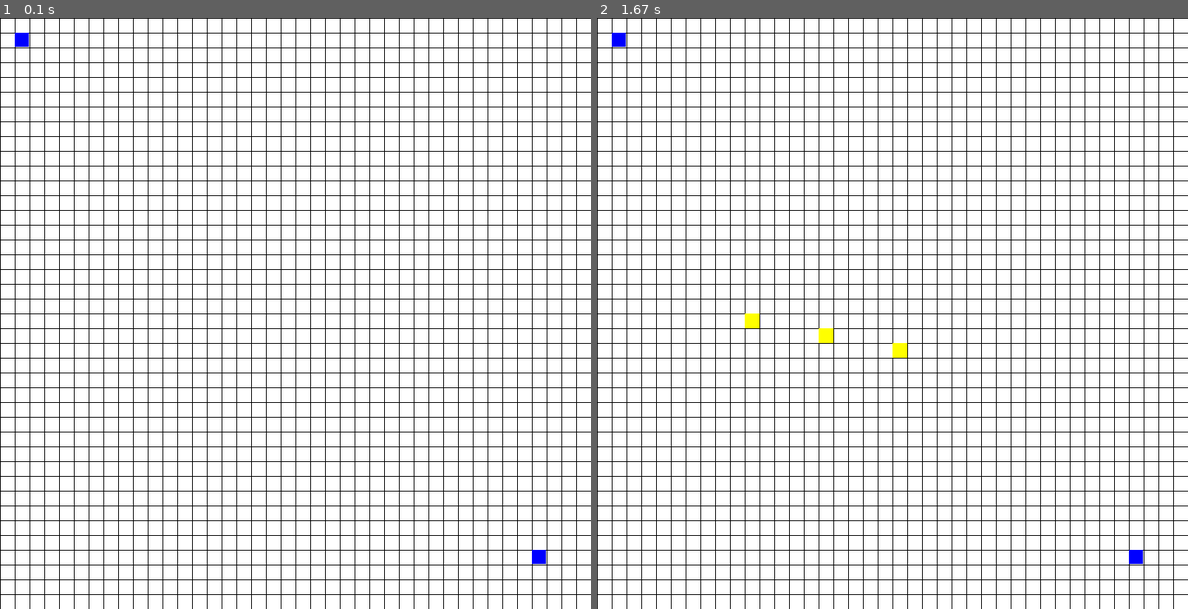
Above: before the commit, frames 1-2 (left to right).
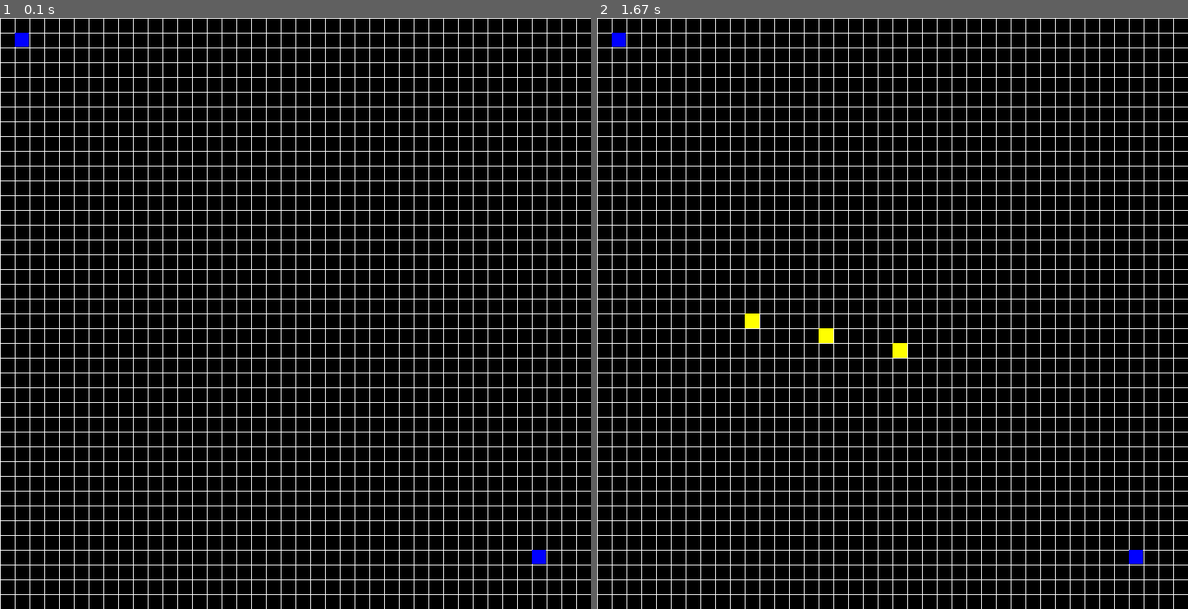
Above: after the commit, the same moments.

Repository: sayohnahilan/PathfindingVisualisations
Game: pygame game, started from app.py
Same seed, same stepped clock (60 frames per second), same inputs: the game is played once before the commit and once after it.
Inputs (mouse positions are in pixels of both pictures, inside the frame that each line leads up to):
- Up to frame 1 (0.1 s): no input
- Up to frame 2 (1.67 s): press the mouse at (892, 354) at 0.37 s; move the mouse to (821, 337) at 0.47 s; release the mouse at (750, 319) at 0.6 s

The runs differ from the first frame. In frame 1, 100% of the frame differs, in the area x 0-100%, y 0-100%; in frame 2, 100%.

Commit message:
bfsHelperFunctions

Diff:
--- /dev/null
+++ b/algorithms.py
@@ -0,0 +1,19 @@
+class Node:
+    c = "B"
+    parent = (0, 0)
+
+
+class Algorithm:
+    def __init__(self, x, y, start, end):
+        self.x = x
+        self.y = y
+        self.start = start
+        self.end = end
+        self.matrix = [[Node() for i in range(x)] for j in range(y)]
+
+    # return nodes to each side of a center node
+    def neighbourNodes(self, node):
+        x, y = node
+        neighbors = [(x, x + 1), (x + 1, x), (x, x - 1), (x - 1, x)]
+        neiNodes = filter((0 <= x < self.x and 0 <= y < self.y), neighbors)
+        return neiNodes
--- a/app.py
+++ b/app.py
@@ -3,6 +3,7 @@
 from pygame.locals import *
 from options import *
 from board import *
+from algorithms import *
 
 # colours
 white = [255, 255, 255]
@@ -29,9 +30,10 @@
 endY = 36
 
 # initialize board and initial squares
-myBoard = Board(800, 800, white)
+myBoard = Board(800, 800, black)
+mySearch = Algorithm(40, 40, (startX, startY), (endX, endY))
 pygame.init()
-myBoard.drawLines(black)
+myBoard.drawLines(white)
 myBoard.colourOne(startX, startY, blue)
 myBoard.colourOne(endX, endY, blue)
 
@@ -54,13 +56,11 @@
 
         if drawingWalls:
             try:
-                mouseX, mouseY = event.pos
-                mouseX, mouseY = myBoard.findSquare(mouseX, mouseY)
+                mouseX, mouseY = myBoard.findSquare(event.pos[0], event.pos[1])
                 square = pygame.Rect(mouseX, mouseY, 20, 20)
                 pygame.draw.rect(myBoard.screen, yellow, square)
-                pygame.display.update()
             except:
                 pass
-    pygame.display.flip()
+    pygame.display.update()
 
 print("sayohn exited")
Not shown, changed: README.md
